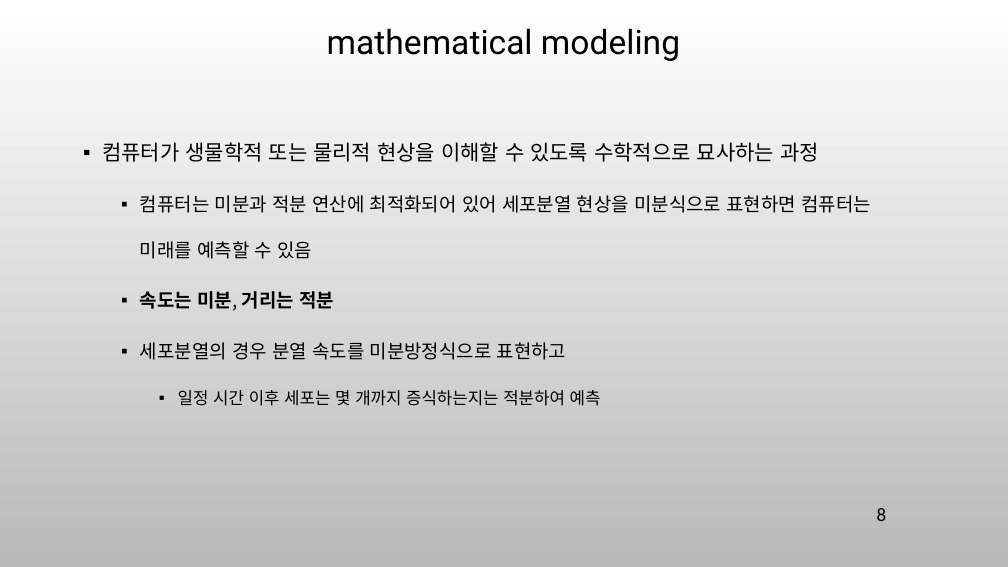
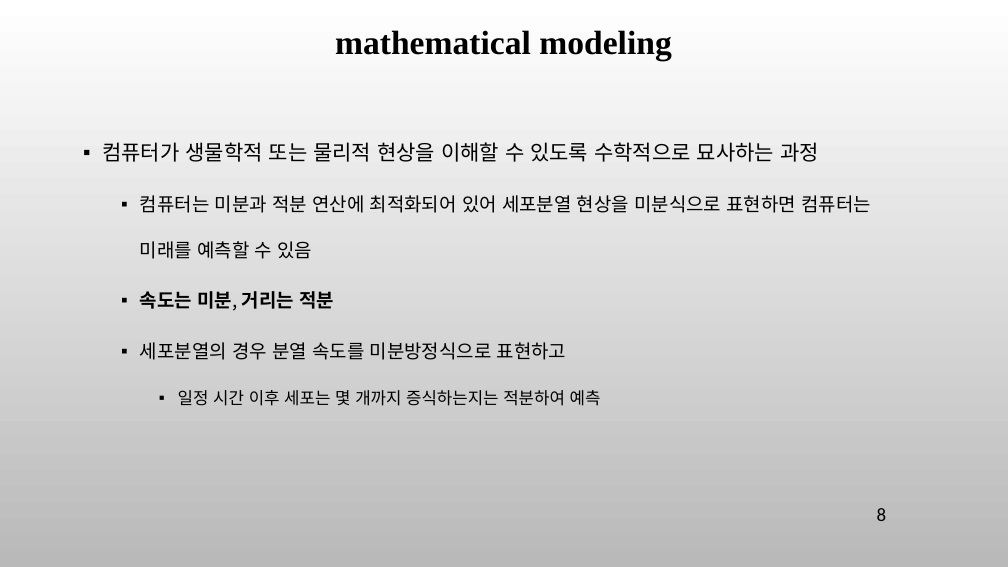
Before and after one commit to ancestor9/mathematics-for-machine-learning, a slide deck: slide 8 of 8_Modeling & Simulation.pptx. Drawn at 1008x567 pixels with LibreOffice and Linux fonts; fonts in the diff are those of the drawing; background and template pictures are left out. Boxes give left, top, right and bottom in pixels: in the first picture for what was removed or moved away, otherwise in the second. Text is boxed around its words. In the diff, an @@ line names an element or a change of style, - is before the commit and + after.

```diff
--- a/8_Modeling & Simulation.pptx
+++ b/8_Modeling & Simulation.pptx
@@ title "mathematical modeling" at [335,30,671,60]: font Roboto to Times New Roman, bold on @@
```
Also in this commit, not shown: 11 other slides changed, 8 slides added, 2 slides removed.
